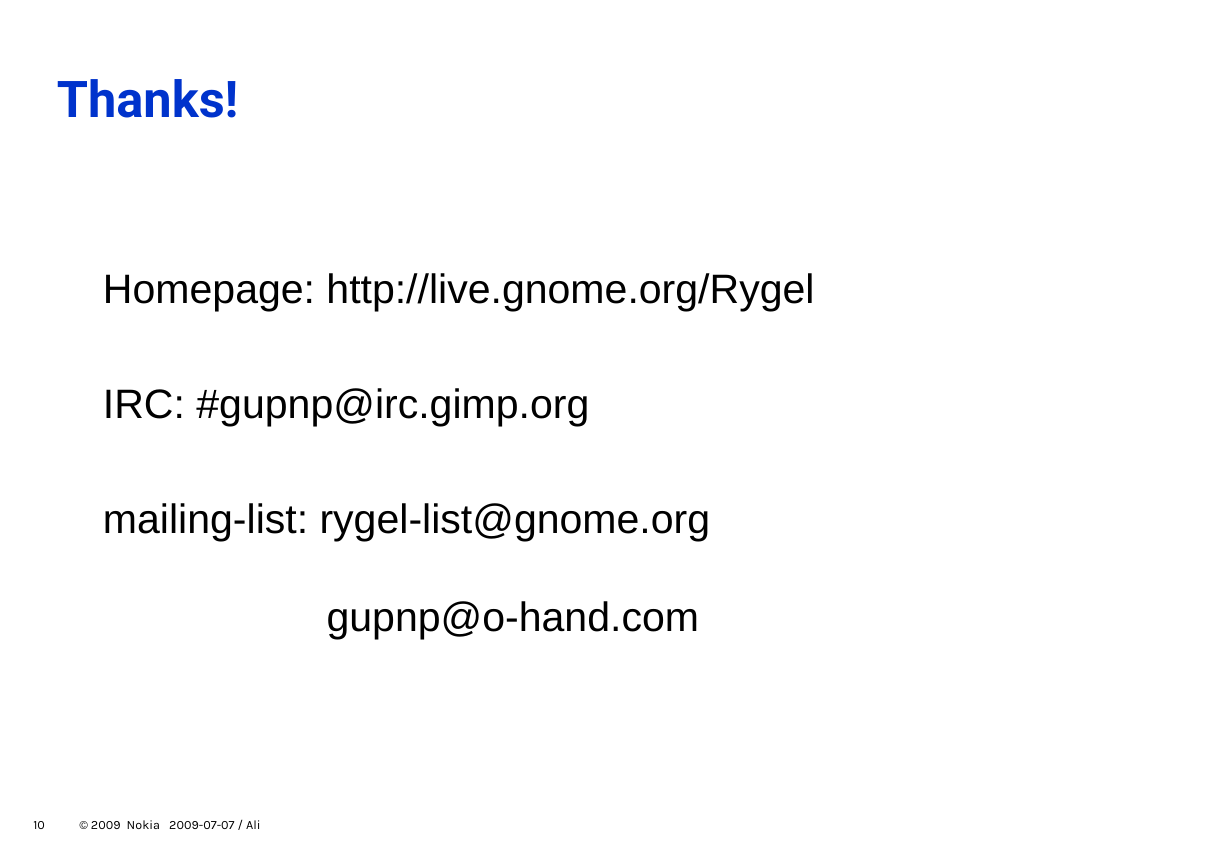
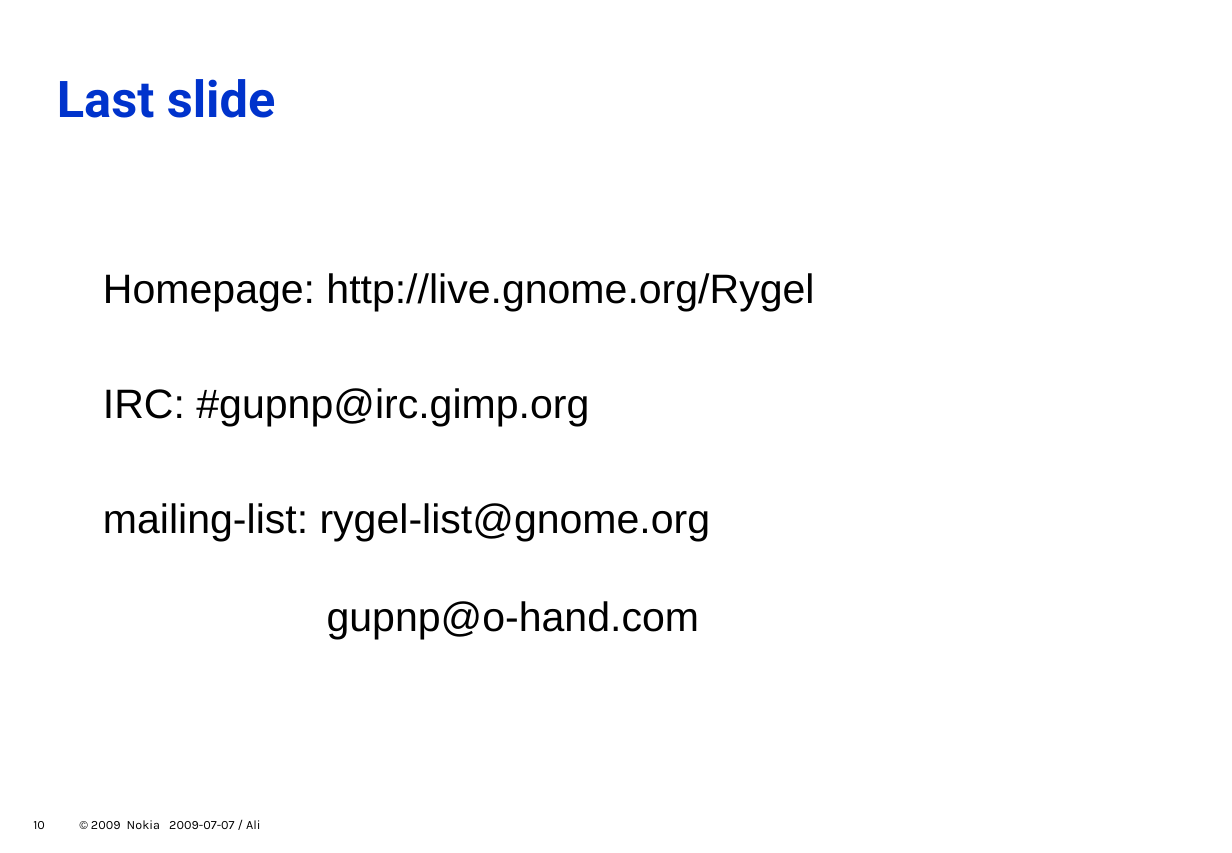
Before and after one commit to zeenix/rygel-presentation-2009, a slide deck: slide 10 of slides.odp. Drawn at 1232x853 pixels with LibreOffice and Linux fonts; fonts in the diff are those of the drawing; background and template pictures are left out. Boxes give left, top, right and bottom in pixels: in the first picture for what was removed or moved away, otherwise in the second. Text is boxed around its words. In the diff, an @@ line names an element or a change of style, - is before the commit and + after.

Commit message:
Rename "Thanks" to "Last slide"

```diff
--- a/slides.odp
+++ b/slides.odp
@@ title at box(57, 79, 276, 118): text changed @@
-Thanks!
+Last slide
```
